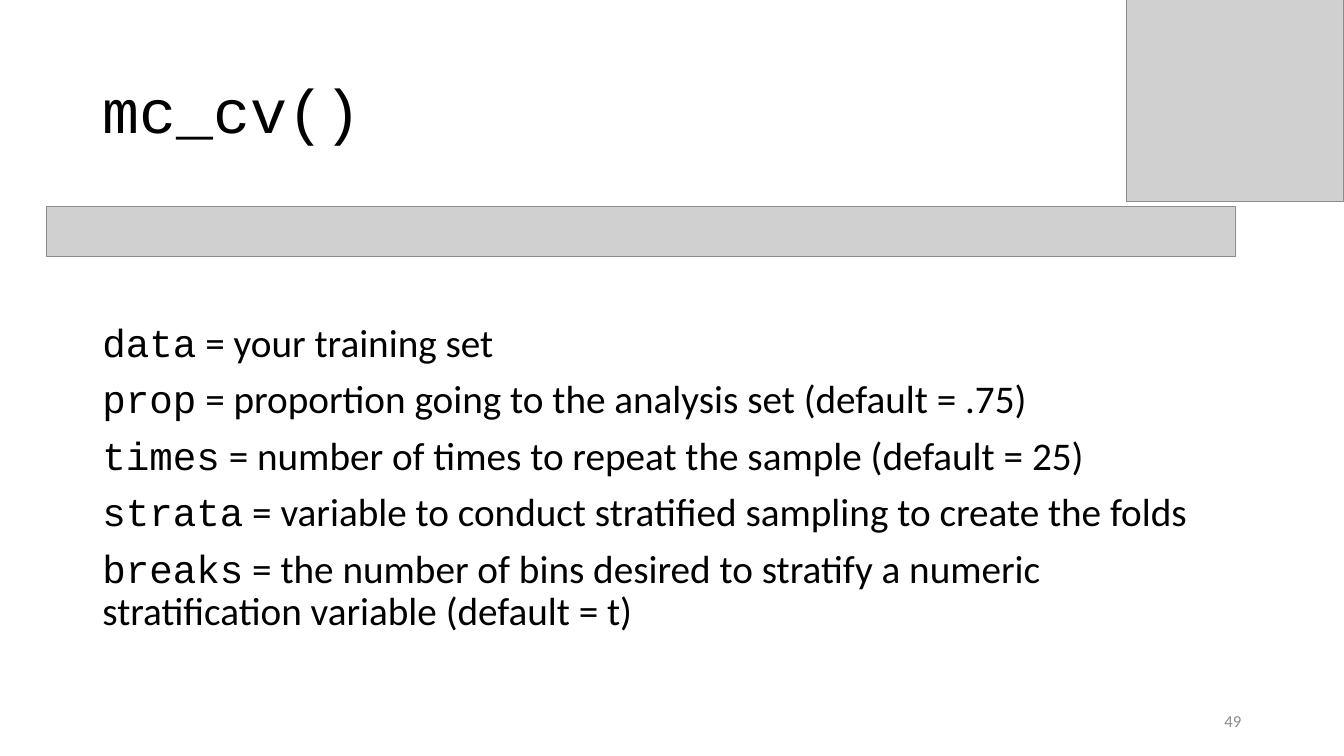
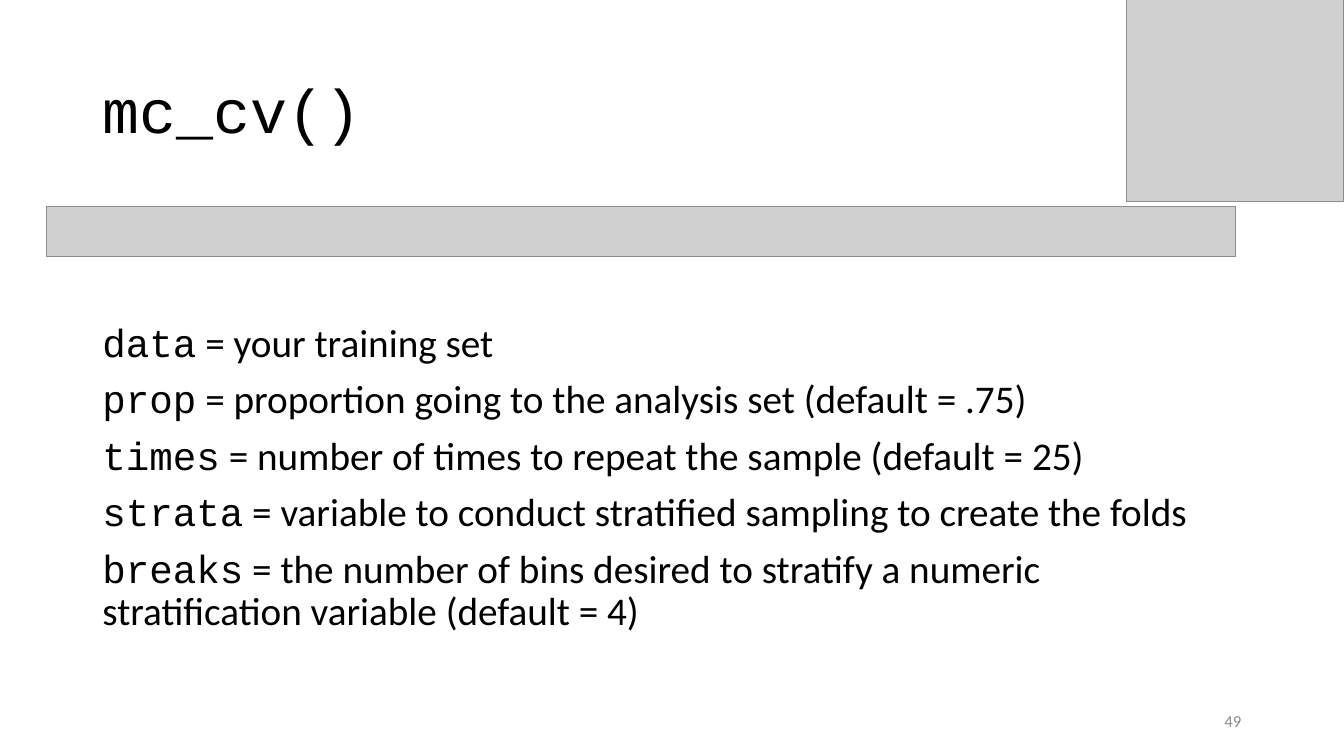
Before and after one commit to karlenaochoa/c4-ml-2020, a slide deck: slide 49 of slides/w2p1-bias-variance-resampling/w2p1.pptx. Drawn at 1344x756 pixels with LibreOffice and Linux fonts; fonts in the diff are those of the drawing; grey boxes stand for pictures. Boxes give left, top, right and bottom in pixels: in the first picture for what was removed or moved away, otherwise in the second. Text is boxed around its words. In the diff, an @@ line names an element or a change of style, - is before the commit and + after.

```diff
--- a/slides/w2p1-bias-variance-resampling/w2p1.pptx
+++ b/slides/w2p1-bias-variance-resampling/w2p1.pptx
@@ text at (x1=102, y1=554, x2=1040, y2=631): text changed @@
-breaks = the number of bins desired to stratify a numeric stratification variable (default = t)
+breaks = the number of bins desired to stratify a numeric stratification variable (default = 4)
```
Also in this commit, not shown: 26 other slides changed, 1 slide added, 3 slides removed.
